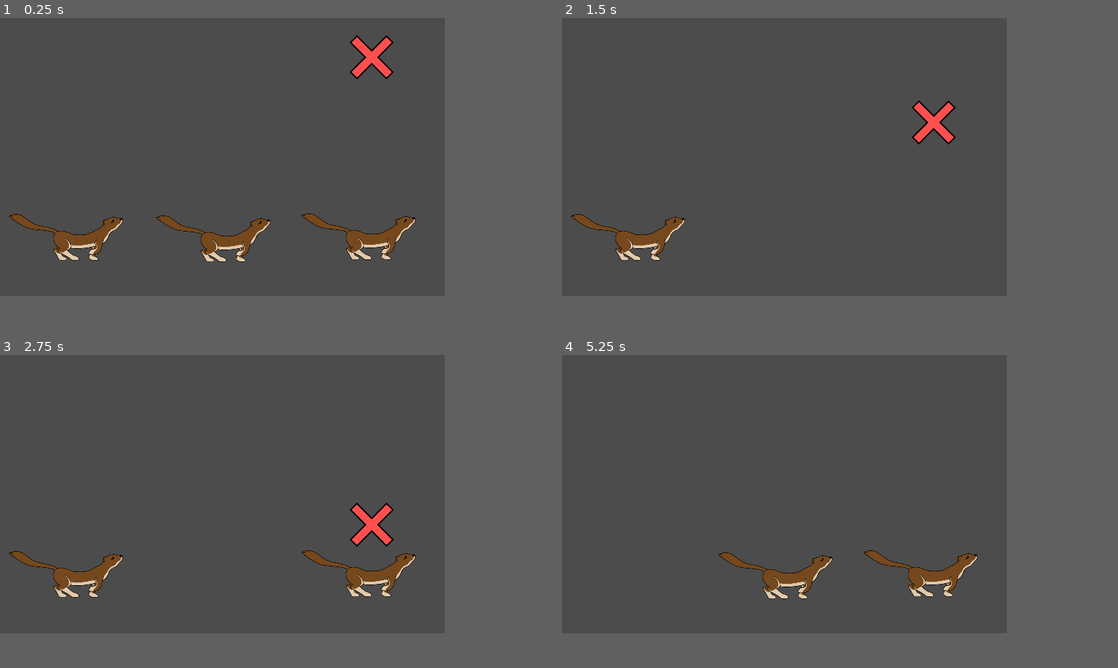
Above: before the commit, frames 1-4 (two rows, left to right).
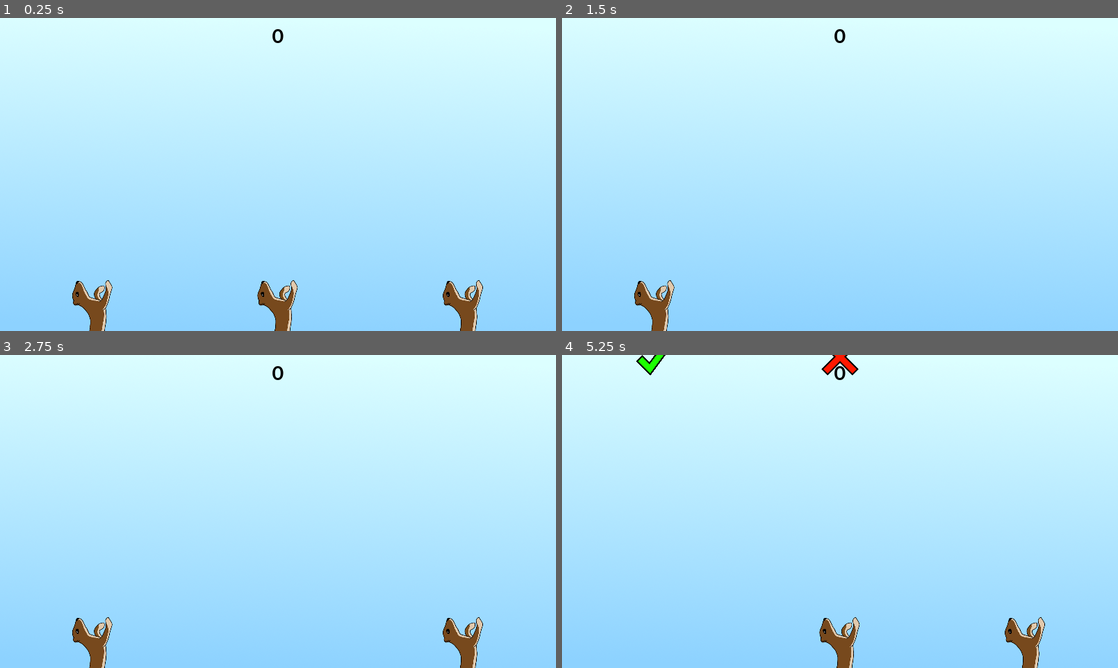
Above: after the commit, the same moments.

Repository: Tuizku/AisticoGamePrototypes
Game: Godot game, scene res://scenes/main.tscn
The game is run twice, just before and just after one commit, with the same random seed, the same clock (stepped at 60 frames per second) and the same inputs.
Inputs:
- Up to frame 1 (0.25 s): no input
- Up to frame 2 (1.5 s): hold Right (ui_right) 0.53-1.28 s; hold Down (ui_down) from 1.28 s (still down)
- Up to frame 3 (2.75 s): release Down (ui_down) at 2.03 s; hold Right (ui_right) from 2.03 s (still down)
- Up to frame 4 (5.25 s): tap Enter at 3.5, 5 s; release Right (ui_right) at 3.53 s; hold Left (ui_left) 3.53-5.03 s; tap Space at 4.25 s; hold Down (ui_down) from 5.03 s (still down)
In our replay, the window is 640x400 before the commit and 800x450 after it. These sizes can differ from the game's own. Grey fills any space a smaller window leaves; there, only what the larger window draws over its background counts as a difference.

The runs differ from the first frame. In frame 1, 99% of the frame differs, in the area x 0-100%, y 0-100%; in frame 2, 86%; in frame 3, 87%; in frame 4, 87%.

Commit message:
13.9 tuotokset

Diff:
--- /dev/null
+++ b/Putoavat esineet/fonts/font.tres
@@ -0,0 +1,7 @@
+[gd_resource type="DynamicFont" load_steps=2 format=2]
+
+[ext_resource path="res://fonts/framd.ttf" type="DynamicFontData" id=1]
+
+[resource]
+size = 72
+font_data = ExtResource( 1 )
--- a/Putoavat esineet/project.godot
+++ b/Putoavat esineet/project.godot
@@ -16,8 +16,9 @@
 
 [display]
 
-window/size/width=640
-window/size/height=400
+window/size/width=1920
+window/size/height=1080
+window/size/fullscreen=true
 window/stretch/mode="2d"
 
 [gui]
--- a/Putoavat esineet/scenes/item.tscn
+++ b/Putoavat esineet/scenes/item.tscn
@@ -4,7 +4,7 @@
 [ext_resource path="res://scripts/item.gd" type="Script" id=2]
 
 [sub_resource type="RectangleShape2D" id=1]
-extents = Vector2( 32, 32 )
+extents = Vector2( 64, 64 )
 
 [node name="Item" type="RigidBody2D" groups=["item"]]
 gravity_scale = 0.0
@@ -14,7 +14,6 @@
 script = ExtResource( 2 )
 
 [node name="Sprite" type="Sprite" parent="."]
-modulate = Color( 1, 0.313726, 0.313726, 1 )
 position = Vector2( 0, 8.34465e-07 )
 scale = Vector2( 0.25, 0.25 )
 texture = ExtResource( 1 )
--- a/Putoavat esineet/scenes/main.tscn
+++ b/Putoavat esineet/scenes/main.tscn
@@ -1,29 +1,48 @@
-[gd_scene load_steps=4 format=2]
+[gd_scene load_steps=6 format=2]
 
 [ext_resource path="res://scenes/player.tscn" type="PackedScene" id=1]
-[ext_resource path="res://scenes/item.tscn" type="PackedScene" id=2]
+[ext_resource path="res://sprites/background.png" type="Texture" id=2]
+[ext_resource path="res://scripts/game_controller.gd" type="Script" id=3]
+[ext_resource path="res://fonts/font.tres" type="DynamicFont" id=4]
 
 [sub_resource type="RectangleShape2D" id=1]
+extents = Vector2( 29.9625, 17.7907 )
 
-[node name="Node2D" type="Node2D"]
+[node name="GameController" type="Node2D"]
+script = ExtResource( 3 )
+
+[node name="Background" type="Sprite" parent="."]
+position = Vector2( 960, 540 )
+texture = ExtResource( 2 )
 
 [node name="Player" parent="." instance=ExtResource( 1 )]
-position = Vector2( 125, 315 )
+position = Vector2( 325, 991 )
 
 [node name="Player2" parent="." instance=ExtResource( 1 )]
-position = Vector2( 337, 317 )
+position = Vector2( 959, 991 )
 PlayerIndex = 1
 
 [node name="Player3" parent="." instance=ExtResource( 1 )]
-position = Vector2( 546, 314 )
+position = Vector2( 1626, 991 )
 PlayerIndex = 2
 
-[node name="Item" parent="." instance=ExtResource( 2 )]
-position = Vector2( 535, 39 )
-
 [node name="Ground" type="StaticBody2D" parent="."]
-position = Vector2( 320, 383 )
+position = Vector2( 993, 1124 )
 scale = Vector2( 32.04, 1.72 )
+__meta__ = {
+"_edit_group_": true
+}
 
 [node name="CollisionShape2D" type="CollisionShape2D" parent="Ground"]
+position = Vector2( -1.02996, -7.79071 )
 shape = SubResource( 1 )
+
+[node name="PointsText" type="RichTextLabel" parent="."]
+modulate = Color( 0, 0, 0, 1 )
+margin_top = 19.0
+margin_right = 1920.0
+margin_bottom = 115.0
+custom_fonts/normal_font = ExtResource( 4 )
+bbcode_enabled = true
+bbcode_text = "[center]0"
+text = "0"
--- a/Putoavat esineet/scenes/player.tscn
+++ b/Putoavat esineet/scenes/player.tscn
@@ -1,21 +1,21 @@
 [gd_scene load_steps=4 format=2]
 
-[ext_resource path="res://sprites/player.png" type="Texture" id=1]
+[ext_resource path="res://sprites/kärppä_looking_up.png" type="Texture" id=1]
 [ext_resource path="res://scripts/player.gd" type="Script" id=2]
 
 [sub_resource type="RectangleShape2D" id=1]
-extents = Vector2( 50.5, 31.5 )
+extents = Vector2( 34.75, 43.25 )
 
 [node name="Player" type="Area2D" groups=["player"]]
+scale = Vector2( 2, 2 )
 script = ExtResource( 2 )
 
 [node name="Sprite" type="Sprite" parent="."]
-position = Vector2( -30, 0 )
-scale = Vector2( 0.3, 0.3 )
+scale = Vector2( 0.4, 0.4 )
 texture = ExtResource( 1 )
 
 [node name="CollisionShape2D" type="CollisionShape2D" parent="."]
-position = Vector2( 1.5, 2.5 )
+position = Vector2( -0.75, 1.25 )
 shape = SubResource( 1 )
 
 [connection signal="body_entered" from="." to="." method="_on_Player_body_entered"]
--- /dev/null
+++ b/Putoavat esineet/scripts/game_controller.gd
@@ -0,0 +1,71 @@
+extends Node2D
+
+# Exports
+export var SpawnTime : float = 5
+export var ItemSpeed : float = 200
+export (float, 0, 1) var DifficultyIncreasePercentage = 0.1
+
+# Variables
+var points = 0
+var itemScene
+var pointsText : RichTextLabel
+
+func _ready():
+	randomize()
+	itemScene = load("res://scenes/item.tscn")
+	pointsText = get_node("PointsText")
+
+	# Adjust players
+	var screenSizeX = get_viewport_rect().size.x
+	get_node("Player").position.x = screenSizeX / 6 * 1
+	get_node("Player2").position.x = screenSizeX / 6 * 3
+	get_node("Player3").position.x = screenSizeX / 6 * 5
+
+	waves()
+
+func _process(_delta):
+	# Spawn items when the SpawnTime has elapsed. SpawnTime decreases over time and ItemSpeed increases
+	"""currentSpawnTime -= delta
+	if currentSpawnTime <= 0:
+		spawn_items()
+		SpawnTime -= SpawnTime * DifficultyIncreasePercentage
+		currentSpawnTime = SpawnTime
+		ItemSpeed += ItemSpeed * DifficultyIncreasePercentage"""
+
+
+
+func waves():
+	while true:
+		var screenSizeX = get_viewport_rect().size.x
+		for itemGroupIndex in 5:
+			yield(get_tree().create_timer(SpawnTime + rand_range(-0.5, 0.5)), "timeout")
+
+			var itemPositions = get_random_item_positions(1 + randi() % 3)
+			for itemIndex in len(itemPositions):
+				var instance = itemScene.instance()
+				instance.Speed = ItemSpeed
+				instance.position = Vector2(screenSizeX / 6 * (1 + itemPositions[itemIndex] * 2), -50)
+				instance.create_item(randi() % 2 == 1)
+				add_child(instance)
+
+		# Wave Break Time
+		yield(get_tree().create_timer(7), "timeout")
+		SpawnTime -= SpawnTime * DifficultyIncreasePercentage
+		ItemSpeed += ItemSpeed * DifficultyIncreasePercentage
+
+func get_random_item_positions(amount):
+	# If amount is 1, select a random position. If 2-3, then select a possible
+	# notIncluded position and select everything else
+	var result = []
+	if amount == 1:
+		result.append(randi() % 3)
+	else:
+		var notIncluded = -1
+		if amount == 2: notIncluded = randi() % 3
+		for i in 3:
+			if i != notIncluded: result.append(i)
+	return result
+
+func change_points(amount):
+	points += amount
+	pointsText.bbcode_text = "[center]" + str(points)
--- a/Putoavat esineet/scripts/item.gd
+++ b/Putoavat esineet/scripts/item.gd
@@ -1,7 +1,11 @@
 extends RigidBody2D
 
 export var Speed : int = 75
-export var Score = -2
+export var Score = 0
+
+var good_item_texture = load("res://sprites/check.png")
+var bad_item_texture = load("res://sprites/x.png")
+
 
 func _ready():
 	linear_velocity = Vector2(0, Speed)
@@ -10,5 +14,10 @@
 func _on_Item_body_entered(_body):
 	queue_free()
 
-func getsmth():
-	return 20
+func create_item(friendly):
+	if friendly:
+		get_node("Sprite").texture = good_item_texture
+		Score = 2
+	else:
+		get_node("Sprite").texture = bad_item_texture
+		Score = -2
--- a/Putoavat esineet/scripts/player.gd
+++ b/Putoavat esineet/scripts/player.gd
@@ -13,5 +13,5 @@
 
 func _on_Player_body_entered(body):
 	if visible and body.is_in_group("item"):
-		print(body.Score)
+		get_parent().change_points(body.Score)
 		body.queue_free()
Binary file added: Putoavat esineet/fonts/framd.ttf
Binary file added: Putoavat esineet/sprites/background.png
Binary file added: Putoavat esineet/sprites/check.png
Not shown, added: Putoavat esineet/sprites/check.png.import
Binary file added: Putoavat esineet/sprites/kärppä_looking_up.png
Not shown, added: Putoavat esineet/sprites/kärppä_looking_up.png.import
Binary file changed: Putoavat esineet/sprites/x.png
